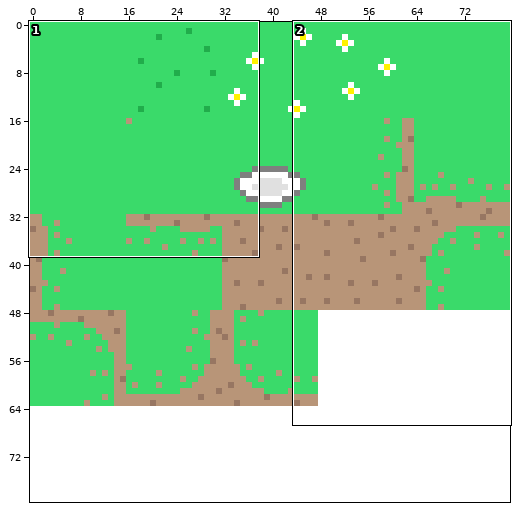
Sprite sheet: textures/tiles/spritesheet.png. Above, an overview of the earlier version with the close-up marked.
Close-up. As it was:
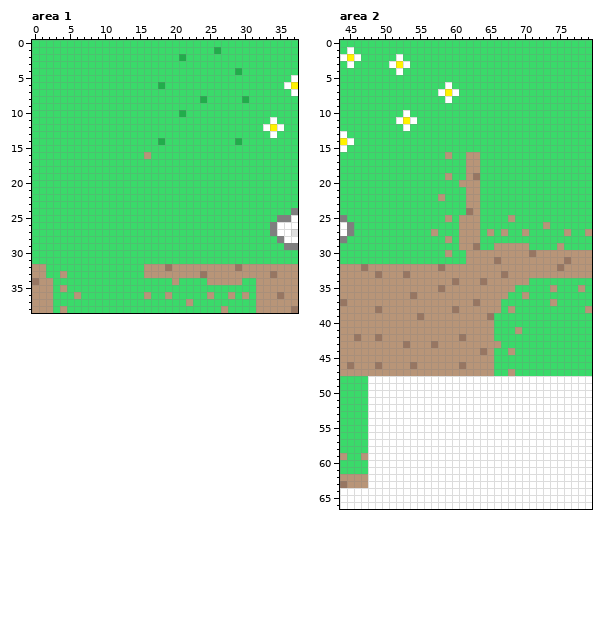
The file is 80x80 pixels. Colours within 5 levels of each other are drawn and written as one. Shown: area 1: x 0..37, y 0..38; area 2: x 44..79, y 0..66. The commit also changed other parts of the picture, which this record leaves out.
Now the later version:
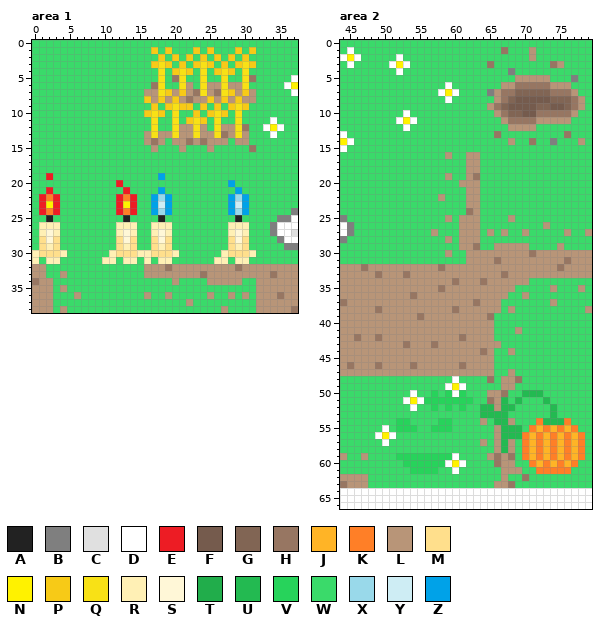
Palette (. is transparent): A #222222  B #7f7f7f  C #e0e0e0  D #ffffff  E #ed1c24  F #755b4d  G #816554  H #977662  J #ffb426  K #ff7f27  L #b89578  M #ffdf8c  N #fff200  P #f7ca17  Q #f8e116  R #fff0b5  S #fff7d7  T #21ad4b  U #23ba51  V #27d35b  W #3ada6a  X #99d9ea  Y #ceedf4  Z #00a2e8
From old to new:
Changed rows in their new state; - is an unchanged pixel.
Area 1:
first column x 0:
 1 -----------------P-P---P-PW--P-P
 2 ------------------P-PWP-P-P-P-P-
 3 -----------------PQP-P-PQP-P-PQP
 4 ------------------Q-PQP-Q-PQPWQ-
 5 ------------------Q-HQ--Q--Q--QH
 6 -----------------HQ--QL-QLLQLLQ-
 7 ----------------LLQPLPLHQLHQPLPL
 8 ----------------PLPLPLHLLPLPLPLL
 9 -----------------P-PQPP-P-P-PQP-
10 ----------------PQP-QW-P-PQP-Q--
11 -----------------Q--Q-PQP-Q--Q--
12 -----------------Q--QLLQL-QLLQH-
13 ----------------LQLLQLLQLLQHLQL-
14 ----------------LHL-LLHLHLLL-LL-
15 -----------------L---L---L-----H
16 ----------------W---------------
19 --E---------------Z-------------
20 ------------E---------------Z---
21 --E----------E----Z----------Z--
22 -EKE--------EKE--ZXZ--------ZXZ-
23 -ENE--------ENE--ZYZ--------ZYZ-
24 -EKE--------EKE--ZXZ--------ZXZ-
25 --A----------A----A----------A--
26 -RRR--------RRR--RRR--------RRR-
27 -RSR--------RSR--RSR--------RSR-
28 -MSM--------MSM--MSM--------MSM-
29 -MRM--------MRM--MRM--------MRM-
30 RMMMR------RMMMRRMMMR------RMMMR
31 R-RR------RR-RR-R-RR------RR-RR-
Area 2:
first column x 65:
 1 --H---L-------
 2 ------L-------
 3 H--------HL---
 4 ---B----------
 5 ----LLLLL---B-
 6 --LLHHHHHLLL--
 7 BLHHGGGGGHHHL-
 8 -LHGFFFFFGGGHL
 9 LHGFFFFGGFFGHL
10 -LHGGFFHHHHHL-
11 --LHHHHLLLLL--
12 ---LLLL-------
13 -H---------H--
14 ---L--H--B---L
first column x 48:
48 WWWWWWWWWWWW-WWWWHWLLHWWWWWWWWWW
49 WWWWWWWWWWW-N-WWWWWLLWWWWWWWWWWW
50 WWWWWW-WWVWV-VWWWLLHWWUUUWWWWWWW
51 WWWWW-N-VVVVVVVWWHLUWUWWWUWWWWWW
52 WWWWWW-WWVWVWVWWUULUUWWWWWUWWWWW
53 WWWWWWWWWWWWWWWWUUUUWWWWWWUWWWWW
54 WWWWVVWWWWVVWWWWLWUULWWWKUUUKWWW
55 WW-WVVVWWVVVWWWWWWLUUUWKJKJKJKWW
56 W-N-WWWWWWWWWWWWWWLUUUKJKJKJKJKW
57 WW-WWWWWWWWWWWWWLWLULWKJKJKJKJKW
58 WWWWWWWWWWWWWWWWWWLULWKJKJKJKJKW
59 WWWWVVVVVVVV-WWWWLHLHWKJKJKJKJKW
60 WWWWWVVVVVV-N-WWWWHLLWWKJKJKJKWW
61 WWWWWWVVVVWW-WWWWWWLLLWWKKKKKWWW
62 WWWWWWWWWWWWWWWWWWWLWWHWWWWWWWWW
63 WWWWWWWWWWWWWWWWWWLLHWWWWWWWWWWW
Where, in picture pixels (left, top, right, bottom), the same in both close-ups:
changed: (102, 47, 256, 264)
changed: (32, 173, 67, 264)
changed: (487, 47, 585, 145)
changed: (368, 376, 592, 488)
